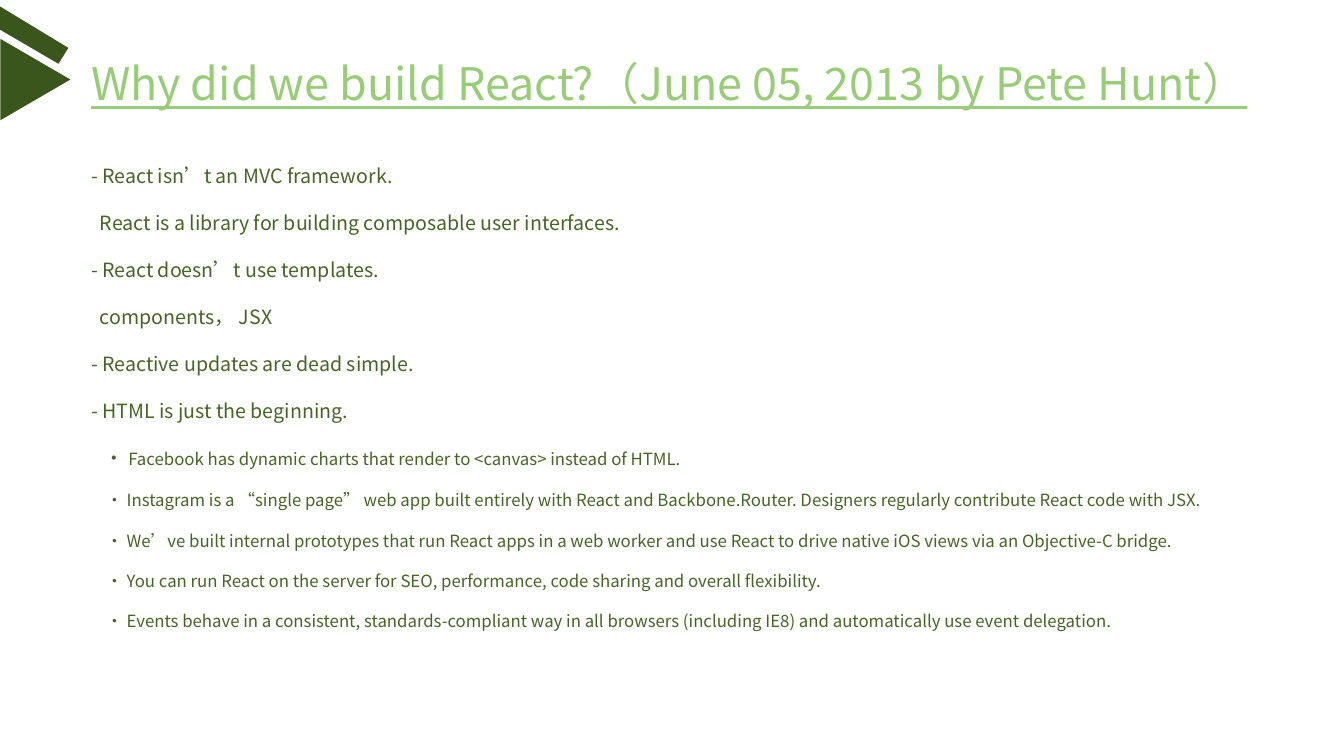
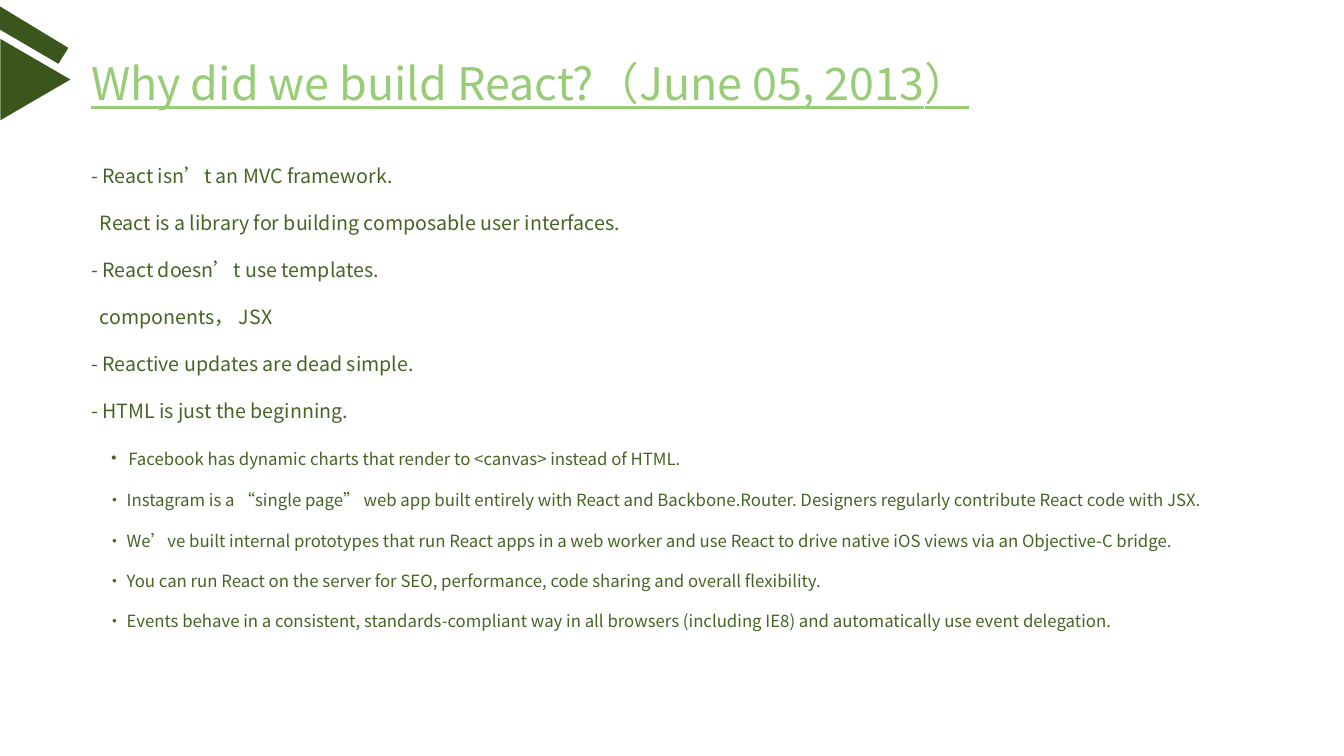
Before and after one commit to freeethy/blog, a slide deck: slide 17 of react/react发展史.pptx. Drawn at 1344x756 pixels with LibreOffice and Linux fonts; fonts in the diff are those of the drawing. Boxes give left, top, right and bottom in pixels: in the first picture for what was removed or moved away, otherwise in the second. Text is boxed around its words. In the diff, an @@ line names an element or a change of style, - is before the commit and + after.

```diff
--- a/react/react发展史.pptx
+++ b/react/react发展史.pptx
@@ text at [91,62,970,111]: text changed @@
-Why did we build React?（June 05, 2013 by Pete Hunt）
+Why did we build React?（June 05, 2013）
```
Also in this commit, not shown: 2 other slides changed, 3 other files.
